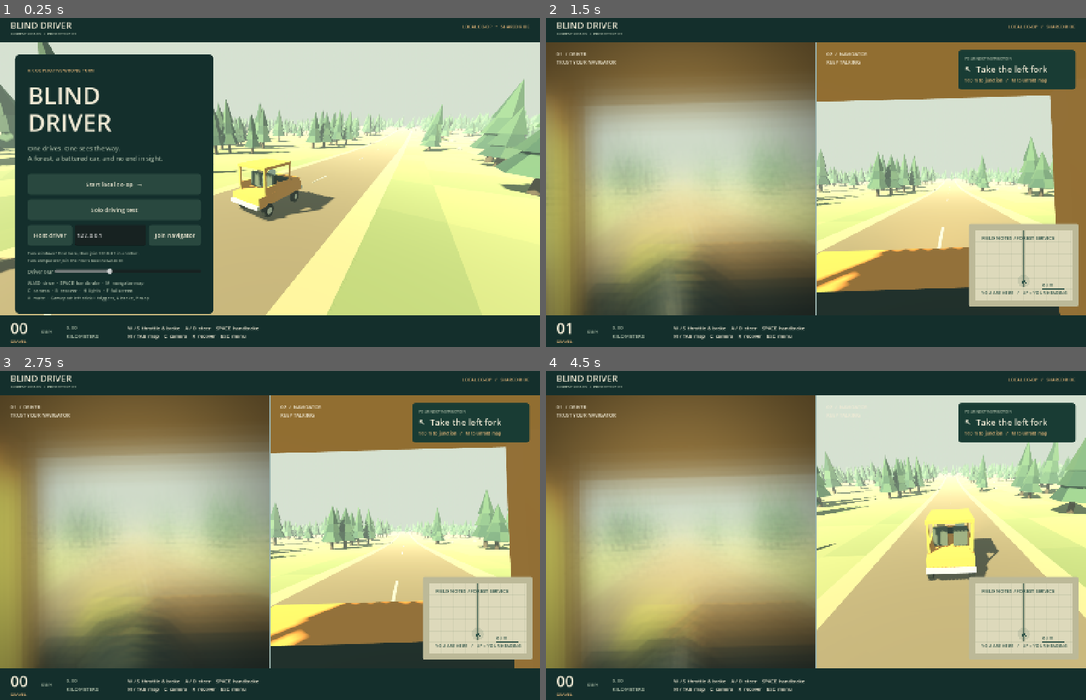
Above: before the commit, frames 1-4 (two rows, left to right).
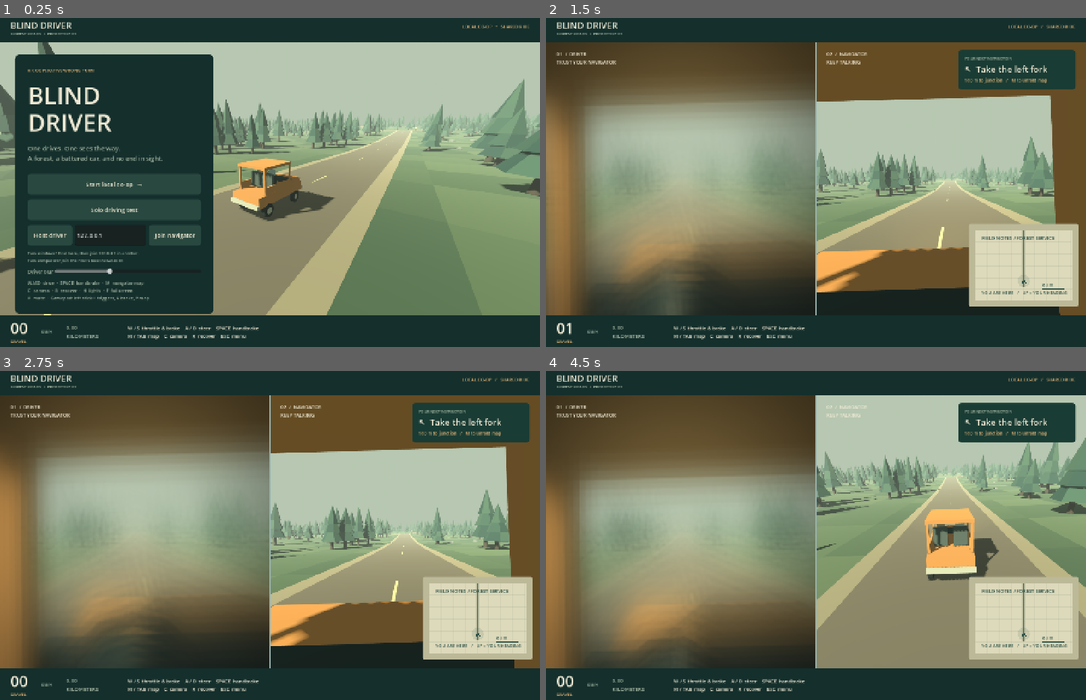
Above: after the commit, the same moments.

Repository: SuperZooper3/blind-driver
Game: Godot game, scene res://scenes/main.tscn
Same seed, same stepped clock (60 frames per second), same inputs: the game is played once before the commit and once after it.
Inputs:
- Up to frame 1 (0.25 s): no input
- Up to frame 2 (1.5 s): click "Start local co-op →" at 0.5 s; hold D (steer_right) from 1.28 s (still down); hold H (lights) from 1.28 s (still down)
- Up to frame 3 (2.75 s): tap R (recover) at 1.55, 2.1 s; release D (steer_right) at 2.03 s; release H (lights) at 2.03 s; hold Space (handbrake) from 2.03 s (still down); tap H (lights) at 2.3 s
- Up to frame 4 (4.5 s): release Space (handbrake) at 2.78 s; hold D (steer_right) 2.78-3.53 s; hold C (camera) 2.78-3.53 s; tap R (recover) at 3.05 s; hold W (accelerate) 3.53-4.28 s; tap H (lights) at 3.6 s; hold A (steer_left) from 4.28 s (still down); hold R (recover) from 4.28 s (still down)

The runs differ from the first frame. In frame 1, 54% of the frame differs, in the area x 0-100%, y 7-91%; in frame 2, 64%; in frame 3, 64%; in frame 4, 69%.

Commit message:
fix: polish rendering and verify fork streaming and network recovery

Diff:
--- a/scripts/main.gd
+++ b/scripts/main.gd
@@ -62,6 +62,7 @@
 	add_child(session)
 	session.status_changed.connect(func(message: String): ui.status_label.text = message)
 	session.connection_lost.connect(func(): car.driving_enabled = false)
+	session.navigator_joined.connect(func(): car.driving_enabled = not ui.in_menu)
 	get_viewport().size_changed.connect(_resize_views)
 	_resize_views()
 	# Useful for opening two local instances without clicking through the menus.
@@ -89,8 +90,8 @@
 	env.sky = sky
 	env.ambient_light_source = Environment.AMBIENT_SOURCE_COLOR
 	env.ambient_light_color = Color("c5d6ca")
-	env.ambient_light_energy = 0.45
-	env.tonemap_mode = Environment.TONE_MAPPER_FILMIC
+	env.ambient_light_energy = 0.35
+	env.tonemap_mode = Environment.TONE_MAPPER_LINEAR
 	env.fog_enabled = true
 	env.fog_light_color = Color("b7c7b1")
 	env.fog_density = 0.0035
@@ -99,8 +100,8 @@
 	add_child(environment)
 	var sun := DirectionalLight3D.new()
 	sun.rotation_degrees = Vector3(-38, -35, 0)
-	sun.light_color = Color("ffe0ad")
-	sun.light_energy = 0.95
+	sun.light_color = Color("f8ecd5")
+	sun.light_energy = 0.72
 	sun.shadow_enabled = true
 	sun.directional_shadow_max_distance = 130.0
 	add_child(sun)
@@ -262,7 +263,7 @@
 		chase_camera = not chase_camera
 	if event.is_action_pressed("recover"):
 		_recover()
-	if event.is_action_pressed("lights"):
+	if event.is_action_pressed("lights") and mode != "join":
 		car.toggle_lights()
 	if event.is_action_pressed("mute"):
 		audio_muted = not audio_muted
--- a/scripts/procedural_world.gd
+++ b/scripts/procedural_world.gd
@@ -261,7 +261,7 @@
 			var c := ground_point(a.x, a.z + step_size)
 			var d := ground_point(a.x + step_size, a.z + step_size)
 			vertices.append_array(PackedVector3Array([a, c, b, b, c, d]))
-			var color := Color("6f8057").lerp(Color("92966a"), rng.randf() * 0.65)
+			var color := Color("435c42").lerp(Color("71845c"), rng.randf() * 0.65)
 			for _j in 6:
 				colors.append(color)
 	var terrain := Geo.instance(root, Geo.mesh_from_triangles(vertices, colors), Vector3.ZERO, terrain_material)
--- a/scripts/session.gd
+++ b/scripts/session.gd
@@ -4,6 +4,7 @@
 
 signal status_changed(message: String)
 signal connection_lost
+signal navigator_joined
 
 const PORT := 18765
 const INTERPOLATION_DELAY := 0.10
@@ -111,7 +112,7 @@
 	navigator_id = id
 	peer.get_peer(id).set_no_delay(true)
 	last_graph_revision = -1
-	car.driving_enabled = true
+	navigator_joined.emit()
 	status_changed.emit("DRIVER / NAVIGATOR CONNECTED")
 
 func _peer_disconnected(id: int) -> void:
@@ -124,6 +125,7 @@
 	status_changed.emit("NAVIGATOR / RECEIVING WORLD")
 
 func _failed() -> void:
+	role = "disconnected"
 	status_changed.emit("CONNECTION LOST / ESC TO RECONNECT")
 	connection_lost.emit()
 
@@ -143,7 +145,7 @@
 			snapshot_timer = fmod(snapshot_timer, SNAPSHOT_INTERVAL)
 			sequence += 1
 			reset_serial = car.recovery_serial
-			_receive_snapshot.rpc_id(navigator_id, {"seq": sequence,  …(234 unchanged characters)… r.grounded_wheels, "reset": reset_serial})
+			_receive_snapshot.rpc_id(navigator_id, {"seq": sequence,  …(234 unchanged characters)… r.grounded_wheels, "reset": reset_serial, "lights": car.headlights[0].visible})
 	elif role == "join":
 		_interpolate(delta)
 
@@ -204,6 +206,8 @@
 	car.throttle = b.throttle
 	car.distance_driven = b.distance
 	car.grounded_wheels = b.grounded
+	for light: SpotLight3D in car.headlights:
+		light.visible = b.lights
 	car.wheel_spin += car.signed_speed * delta / car.WHEEL_RADIUS
 	car.steering_wheel.rotation.z = car.steering * 1.9
 	for i in car.wheel_pivots.size():
--- a/tests/drive_smoke.gd
+++ b/tests/drive_smoke.gd
@@ -48,6 +48,14 @@
 	check(car.global_position.y > -10.0, "car remains above streamed terrain")
 	var world = game.world
 	check(world.roads.size() >= 3, "initial road branches into two real roads")
+	var left_id: int = world.roads[1].id
+	var right_id: int = world.roads[2].id
+	world.grow_near(world.roads[1].points[-1])
+	world.grow_near(world.roads[2].points[-1])
+	var parents: Array = []
+	for road: Dictionary in world.roads:
+		parents.append(road.parent)
+	check(parents.has(left_id) and parents.has(right_id), "either initial fork generates a continuation")
 	for step in 32:
 		var newest: Dictionary = world.roads[-1]
 		var point: Vector3 = newest.points[-1]
@@ -55,6 +63,9 @@
 	check(world.next_id > 30, "road generation keeps extending through many forks")
 	check(world.roads.size() <= world.MAX_ROADS, "distant road graph stays bounded")
 	print("Streaming: %d total roads generated, %d retained" % [world.next_id, world.roads.size()])
+	var endpoint: Vector3 = world.roads[-1].points[-1]
+	world.update_stream(endpoint, true)
+	check(world.tiles.size() <= 81, "terrain tiles stay bounded after a long-distance move")
 	game.queue_free()
 	await process_frame
 	quit(1 if failed else 0)
--- a/tests/network_probe.gd
+++ b/tests/network_probe.gd
@@ -6,6 +6,7 @@
 var elapsed := 0.0
 var reset_sent := false
 var finished := false
+var streamed_fork := false
 
 func _initialize() -> void:
 	call_deferred("_run")
@@ -17,6 +18,7 @@
 	if is_host:
 		game.mode = "host"
 		game.started = true
+		game.ui.show_menu(false)
 		game.car.driving_enabled = true
 		if game.session.host("127.0.0.1") != OK:
 			print("FAIL: could not bind test host")
@@ -36,6 +38,12 @@
 			Input.action_press("accelerate")
 		else:
 			Input.action_release("accelerate")
+		if elapsed > 3.0 and not streamed_fork:
+			streamed_fork = true
+			var points: PackedVector3Array = game.world.roads[1].points
+			game.world.update_stream(points[-1], true)
+			game.car.recover(points[-1], points[-1] - points[-2])
+			game.car.toggle_lights()
 		if elapsed > 6.5 and not reset_sent:
 			reset_sent = true
 			game._recover()
@@ -45,7 +53,9 @@
 	else:
 		if elapsed > 8.0:
 			var session = game.session
-			var passed: bool = session.snapshots_received > 90 and session.graph_received and session.received_reset > 0 and game.car.distance_driven > 20.0 and game.car.remote and game.car.freeze
+			var latest: Dictionary = session.snapshots.back() if not session.snapshots.is_empty() else {}
+			var follows_host: bool = not latest.is_empty() and game.car.global_position.distance_to(latest.transform.origin) < 4.0
+			var passed: bool = session.snapshots_received > 90 and session.graph_received and session.received_reset >= 2 and game.car.distance_driven > 20.0 and game.car.remote and game.car.freeze and game.world.roads.size() >= 5 and follows_host and game.car.headlights[0].visible
 			print("%s: navigator received %d snapshots, %d roads, reset=%d, distance=%.1f, remote=%s" % ["PASS" if passed else "FAIL", session.snapshots_received, game.world.roads.size(), session.received_reset, game.car.distance_driven, game.car.remote])
 			_finish(0 if passed else 1)
 
Not shown, added: scripts/session.gd.uid
Not shown, added: tests/network_probe.gd.uid
